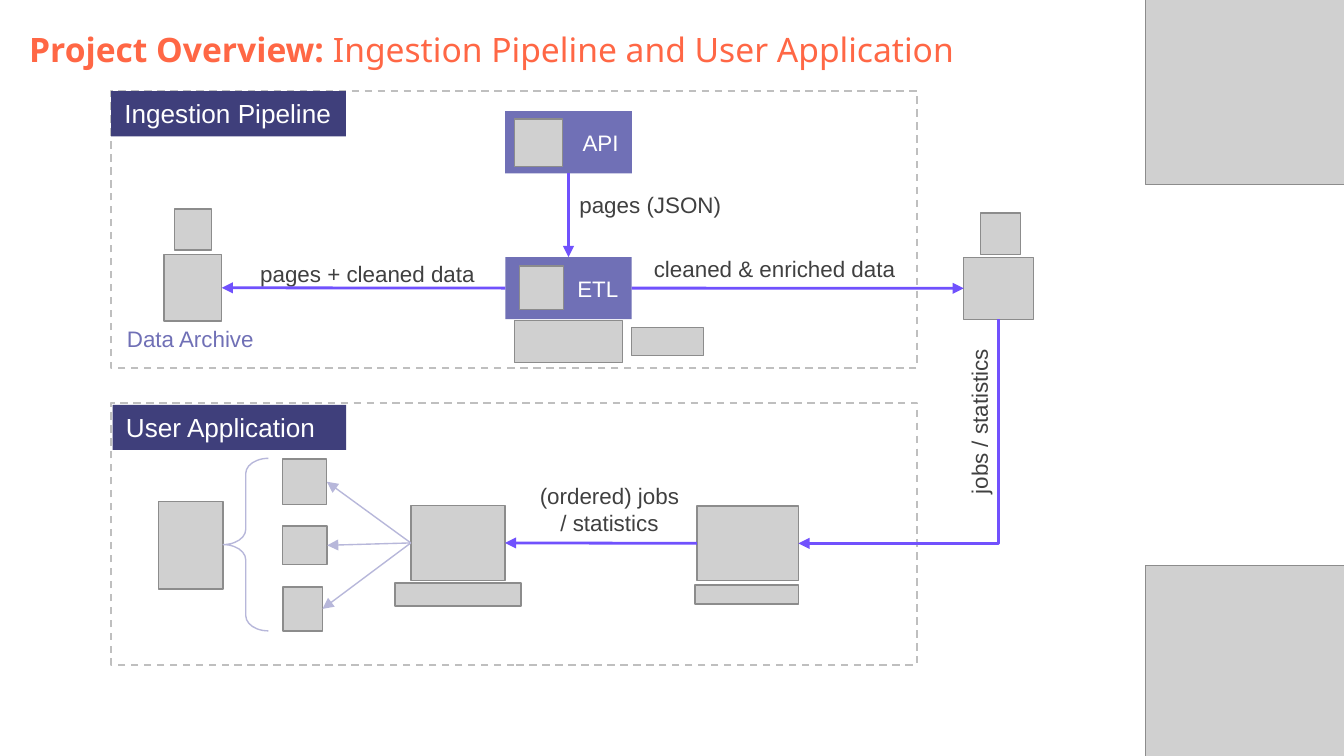
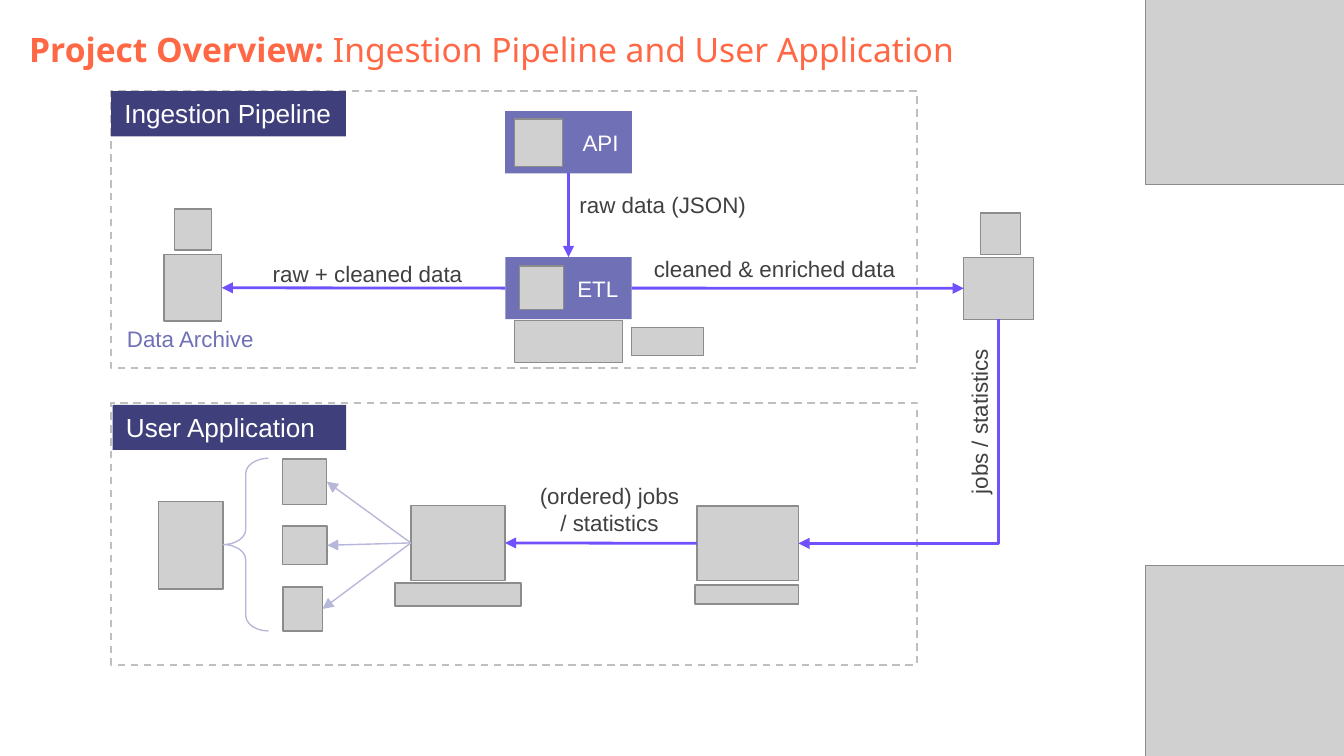
Before and after one commit to DataScientest-Studio/jun26bde-job-market, a slide deck: slide 4 of docs/defence/Defence.pptx. Drawn at 1344x756 pixels with LibreOffice and Linux fonts; fonts in the diff are those of the drawing; grey boxes stand for pictures; background and template pictures are left out. Boxes give left, top, right and bottom in pixels: in the first picture for what was removed or moved away, otherwise in the second. Text is boxed around its words. In the diff, an @@ line names an element or a change of style, - is before the commit and + after.

```diff
--- a/docs/defence/Defence.pptx
+++ b/docs/defence/Defence.pptx
@@ text at [579,196,746,218]: text changed @@
-pages (JSON)
+raw data (JSON)
@@ text at [273,265,463,287]: text changed @@
-pages + cleaned data
+raw + cleaned data
```
Also in this commit, not shown: 4 other slides changed, 2 slides added, 2 slides removed, 1 other file.
